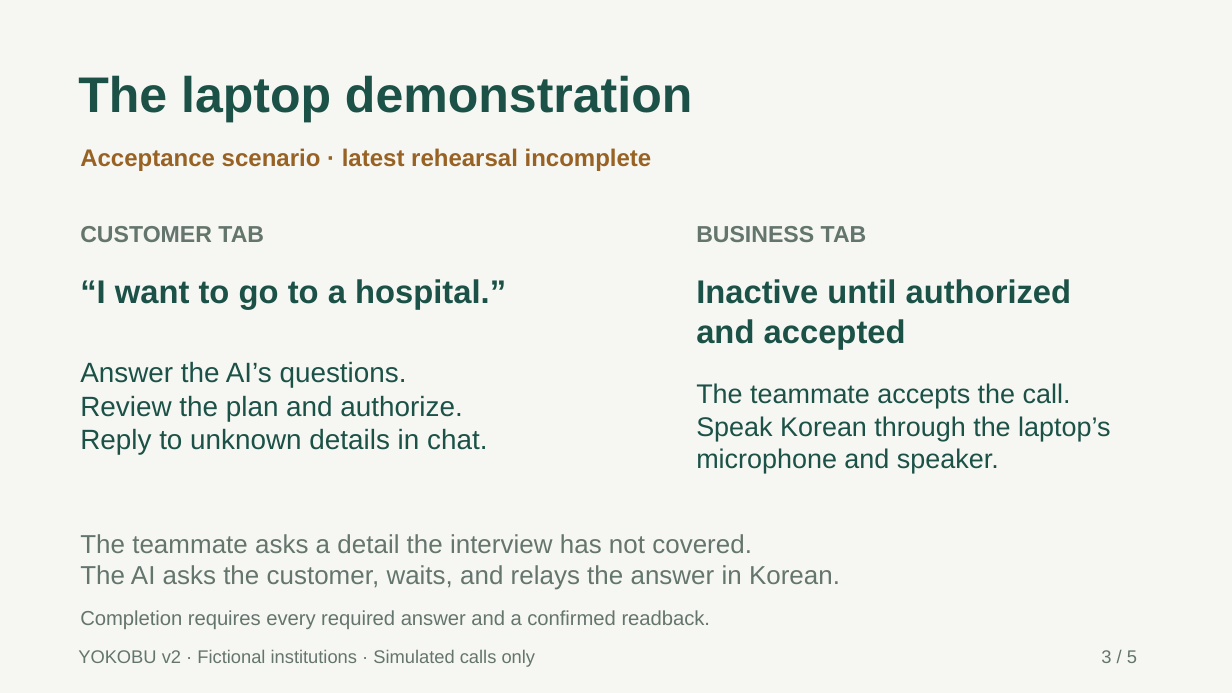
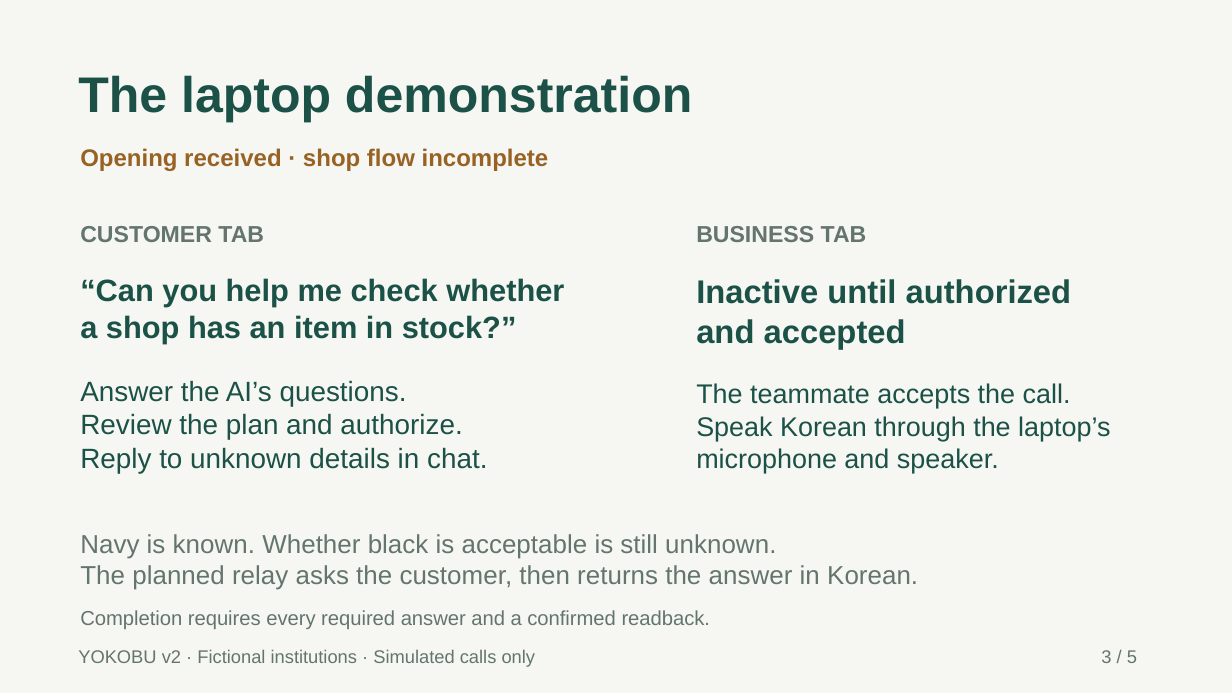
Before and after one commit to yeriqqen/kakao-ai-ralphthon-2026, a slide deck: slide 3 of submission/v2/slides.pptx. Drawn at 1232x693 pixels with LibreOffice and Linux fonts; fonts in the diff are those of the drawing. Boxes give left, top, right and bottom in pixels: in the first picture for what was removed or moved away, otherwise in the second. Text is boxed around its words. In the diff, an @@ line names an element or a change of style, - is before the commit and + after.

```diff
--- a/submission/v2/slides.pptx
+++ b/submission/v2/slides.pptx
@@ text at (80,148,549,171): text changed @@
-Acceptance scenario · latest rehearsal incomplete
+Opening received · shop flow incomplete
@@ text at (80,278,564,344): text changed; size 25.5 to 24 pt @@
-“I want to go to a hospital.”
+“Can you help me check whether
+a shop has an item in stock?”
@@ text "Answer the AI’s questions.": place and size @@
-text "Answer the AI’s questions." at (80,361,487,455)
+text "Answer the AI’s questions." at (80,380,487,473)
@@ text at (80,534,918,590): text changed @@
-The teammate asks a detail the interview has not covered.
-The AI asks the customer, waits, and relays the answer in Korean.
+Navy is known. Whether black is acceptable is still unknown.
+The planned relay asks the customer, then returns the answer in Korean.
```
Also in this commit, not shown: 1 other slide changed, 18 other files.
